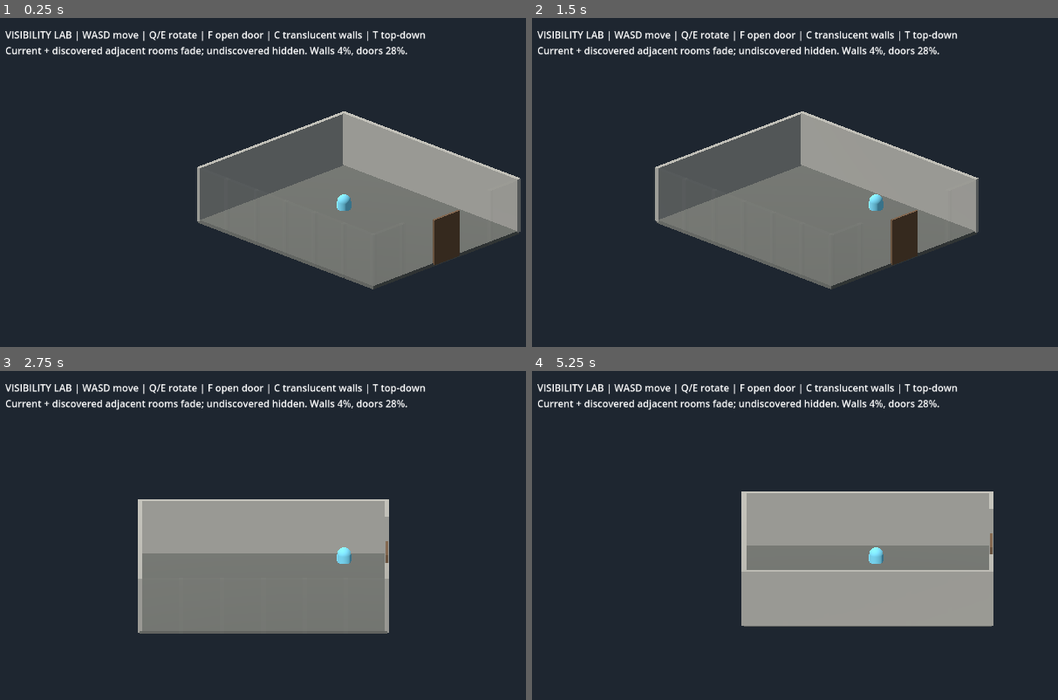
Above: before the commit, frames 1-4 (two rows, left to right).
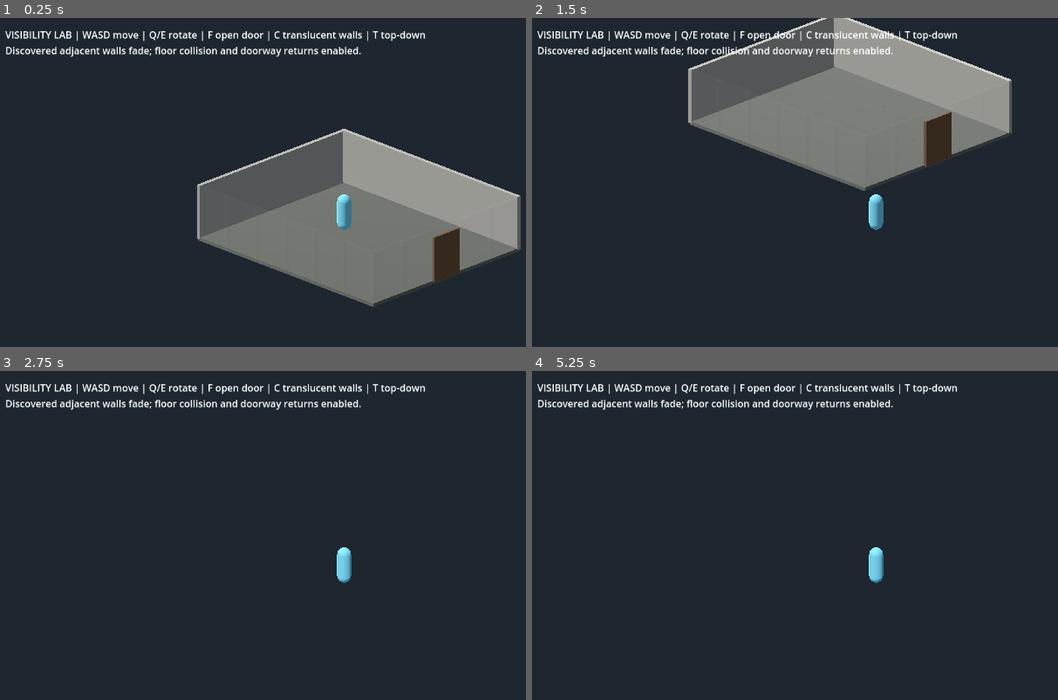
Above: after the commit, the same moments.

Repository: Jonty303/Project-Gauntlands
Game: Godot game, scene res://scenes/grid_geometry_audit_25d.tscn
Two runs of this game, one before a commit and one after it. Both use one fixed random seed, a clock stepped at 60 frames per second and the inputs below. This scene is started directly instead of the project's main scene.
Inputs (mouse positions are in pixels of both pictures, inside the frame that each line leads up to):
- Up to frame 1 (0.25 s): no input
- Up to frame 2 (1.5 s): tap Enter (ui_accept) at 0.5, 0.77 s; move the mouse to (1031, 195) at 0.52 s; hold D (move_right) 0.53-1.25 s; hold Space (attack) 0.53-1.25 s; click (1031, 195) at 0.67 s; drag from (737, 235) to (842, 291) at 1.27 s
- Up to frame 3 (2.75 s): move the mouse to (415, 479) at 2.02 s; hold D (move_right) from 2.03 s (still down); tap Q (target_previous) at 2.1 s
- Up to frame 4 (5.25 s): release D (move_right) at 2.75 s; drag from (842, 644) to (668, 509) at 2.77 s; tap Enter (ui_accept) at 3.5, 3.77, 5 s; move the mouse to (outside the picture) at 3.52 s; hold A (move_left) 3.53-4.25 s; tap C at 3.6 s; drag from (668, 509) to (773, 469) at 4.27 s; move the mouse to (910, 568) at 5.02 s; hold S (move_down) from 5.03 s (still down); hold R from 5.03 s (still down); click (910, 568) at 5.17 s

The runs differ from the first frame. In frame 1, 11% of the frame differs, in the area x 1-100%, y 8-88%; in frame 2, 37%, in the area x 1-92%, y 0-83%; in frame 3, 21%; in frame 4, 21%.

Commit message:
Ground hero on collidable GridMap tiles and build complete doorway partition returns

Diff:
--- a/scripts/grid_geometry_audit_25d.gd
+++ b/scripts/grid_geometry_audit_25d.gd
@@ -37,6 +37,7 @@
     _define_layout()
     _build_floor_grid()
     _build_boundary_walls()
+    _build_doorway_returns()
     _build_doors()
     _build_hero()
     _build_camera_and_light()
@@ -62,6 +63,9 @@
     tile.size = Vector3(CELL,0.18,CELL)
     tile.material = floor_material
     library.set_item_mesh(0,tile)
+    var floor_shape := BoxShape3D.new()
+    floor_shape.size = Vector3(CELL,0.18,CELL)
+    library.set_item_shapes(0,[{"shape":floor_shape,"transform":Transform3D.IDENTITY}])
     var grid := GridMap.new()
     floor_grid = grid
     grid.name = "AuthoritativeFloorGrid"
@@ -162,8 +166,37 @@
     visual.material_override = material
     wall_records.append({"visual":visual,"center":at,"owners":owners,"normals":normals,"material":material,"alpha":1.0})
 
+func _build_doorway_returns() -> void:
+    # Internal partitions belong to the room graph, not the exterior boundary.
+    # Door opening: z=-0.875..+0.875; corridor spans z=-3..+3.
+    # Both returns terminate exactly at the jamb, without overlapping the door.
+    for x in [-3.0,3.0]:
+        for side in [-1.0,1.0]:
+            var length: float = (3.0-0.875)
+            var z: float = side*(0.875+length*0.5)
+            var at: Vector3 = floor_origin+Vector3(x,0,z)
+            var owner: int = 0 if x < 0.0 else 2
+            _partition_piece(at,Vector3(WALL_THICKNESS,WALL_HEIGHT,length),[owner,1])
+
+func _partition_piece(at: Vector3,size: Vector3,owners: Array) -> void:
+    var solid := StaticBody3D.new()
+    solid.position = at+Vector3(0,WALL_HEIGHT*0.5,0)
+    add_child(solid)
+    var shape := CollisionShape3D.new()
+    var box := BoxShape3D.new()
+    box.size = size
+    shape.shape = box
+    solid.add_child(shape)
+    var visual := MeshInstance3D.new()
+    var mesh := BoxMesh.new()
+    mesh.size = size
+    visual.mesh = mesh
+    solid.add_child(visual)
+    _register_wall(visual,at,owners,[Vector3(-1,0,0),Vector3(1,0,0)])
+
 func _build_doors() -> void:
     # Both door centres use the measured GridMap origin, as do the walls.
+    # Interior partitions on either side leave exactly a 1.75m opening.
     for x in [-3.0,3.0]:
         var root := StaticBody3D.new()
         root.position = floor_origin+Vector3(x,1.18,0)
@@ -205,7 +238,8 @@
 
 func _build_hero() -> void:
     hero = CharacterBody3D.new()
-    hero.position = Vector3(-10,0,0)
+    hero.position = floor_origin+Vector3(-10,0.12,0)
+    hero.floor_snap_length = 0.3
     add_child(hero)
     var visual := MeshInstance3D.new()
     var capsule := CapsuleMesh.new()
@@ -248,7 +282,7 @@
     add_child(ui)
     var label := Label.new()
     label.position = Vector2(16,16)
-    label.text = "VISIBILITY LAB | WASD move | Q/E rotate | F open door | C translucent walls | T top-down\nCurrent + discovered adjacent rooms fade; undiscovered hidden. Walls 4%, doors 28%."
+    label.text = "VISIBILITY LAB | WASD move | Q/E rotate | F open door | C translucent walls | T top-down\nDiscovered adjacent walls fade; floor collision and doorway returns enabled."
     ui.add_child(label)
 
 func _material(color: Color) -> StandardMaterial3D:
@@ -262,7 +296,10 @@
     var forward := -camera.global_transform.basis.z
     right.y = 0
     forward.y = 0
-    hero.velocity = (right.normalized()*input.x-forward.normalized()*input.y).normalized()*5.0
+    var planar := (right.normalized()*input.x-forward.normalized()*input.y).normalized()*5.0
+    hero.velocity.x = planar.x
+    hero.velocity.z = planar.z
+    hero.velocity.y -= 20.0*_delta
     hero.move_and_slide()
     _update_camera()
     var room_now: int = _current_room()
